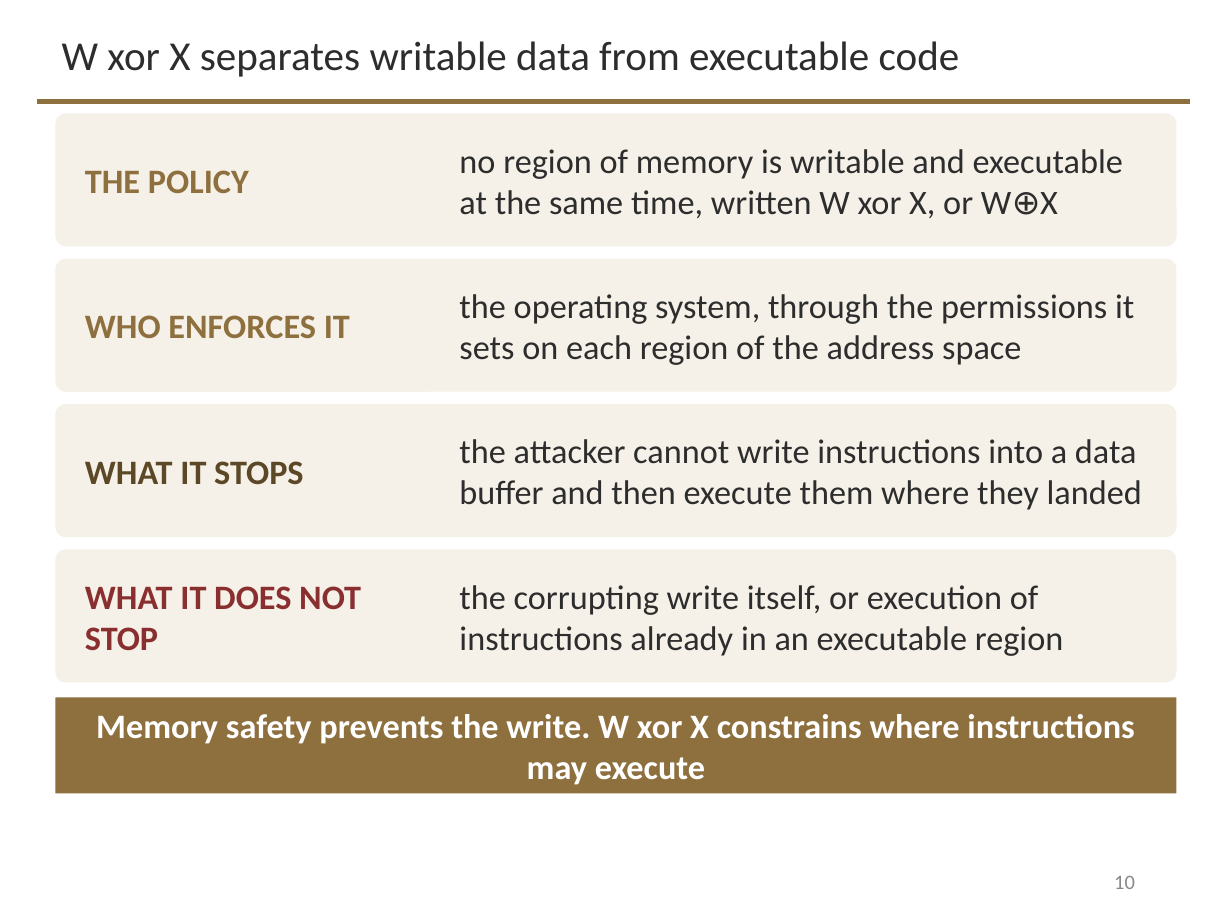
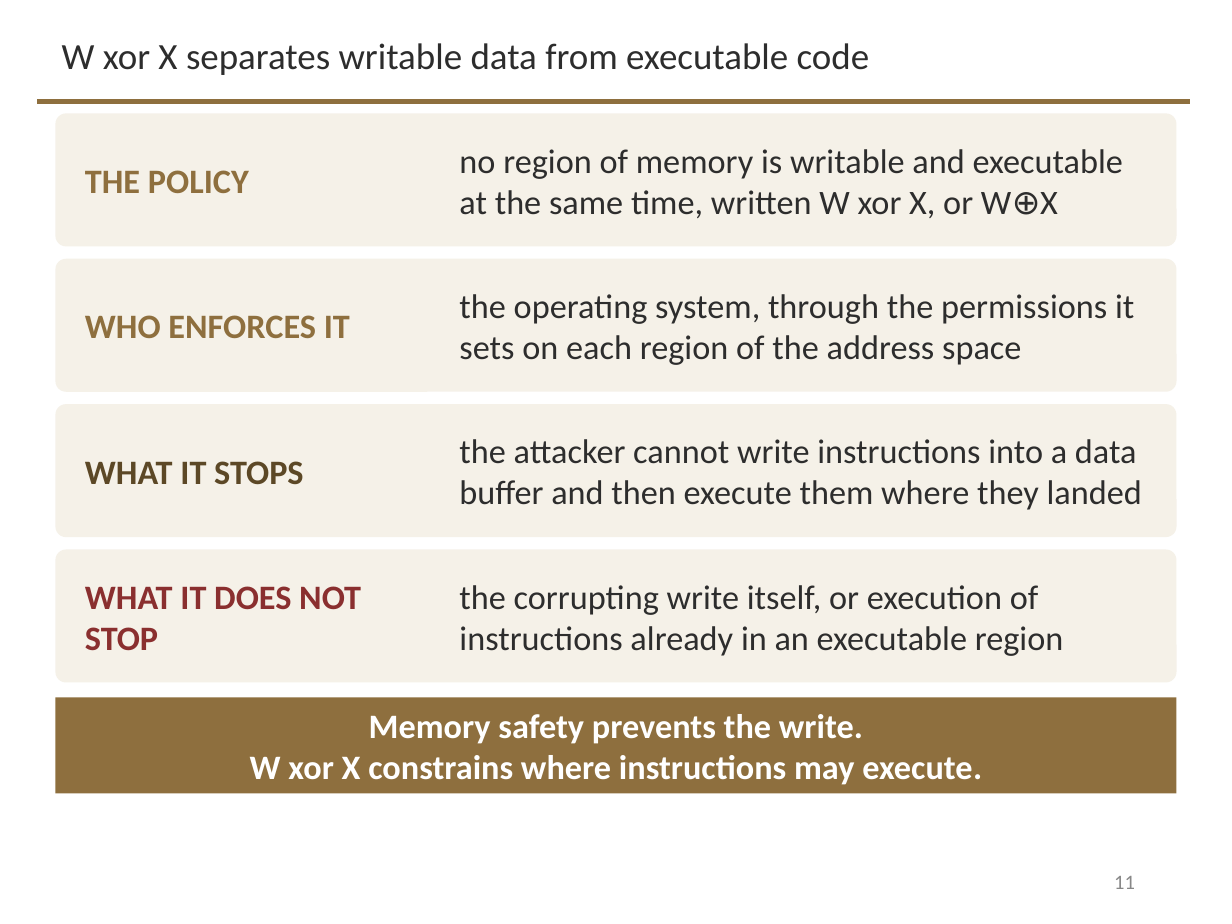
Before and after one commit to davisjam/model-based-agentic-software-engineering, a slide deck: slide 11 of course/lectures/act-3-software-in-the-world/05-security-engineering/3-5-Security-Engineering-2-Controls-and-Assurance.pptx (slide 10 before the commit). Drawn at 1232x924 pixels with LibreOffice and Linux fonts; fonts in the diff are those of the drawing; background and template pictures are left out. Boxes give left, top, right and bottom in pixels: in the first picture for what was removed or moved away, otherwise in the second. Text is boxed around its words. In the diff, an @@ line names an element or a change of style, - is before the commit and + after.

```diff
--- a/course/lectures/act-3-software-in-the-world/05-security-engineering/3-5-Security-Engineering-2-Controls-and-Assurance.pptx
+++ b/course/lectures/act-3-software-in-the-world/05-security-engineering/3-5-Security-Engineering-2-Controls-and-Assurance.pptx
@@ title "W xor X separates writable ..." at box(62, 43, 870, 75): size 24 to 21.6 pt @@
@@ text at box(250, 714, 982, 785): text changed @@
-Memory safety prevents the write. W xor X constrains where instructions may execute
+Memory safety prevents the write.
+W xor X constrains where instructions may execute.
@@ page number at box(1114, 876, 1135, 889): text changed @@
-10
+11
```
Also in this commit, not shown: 19 other slides changed, 3 slides added, 1 slide removed, 2 other files.
